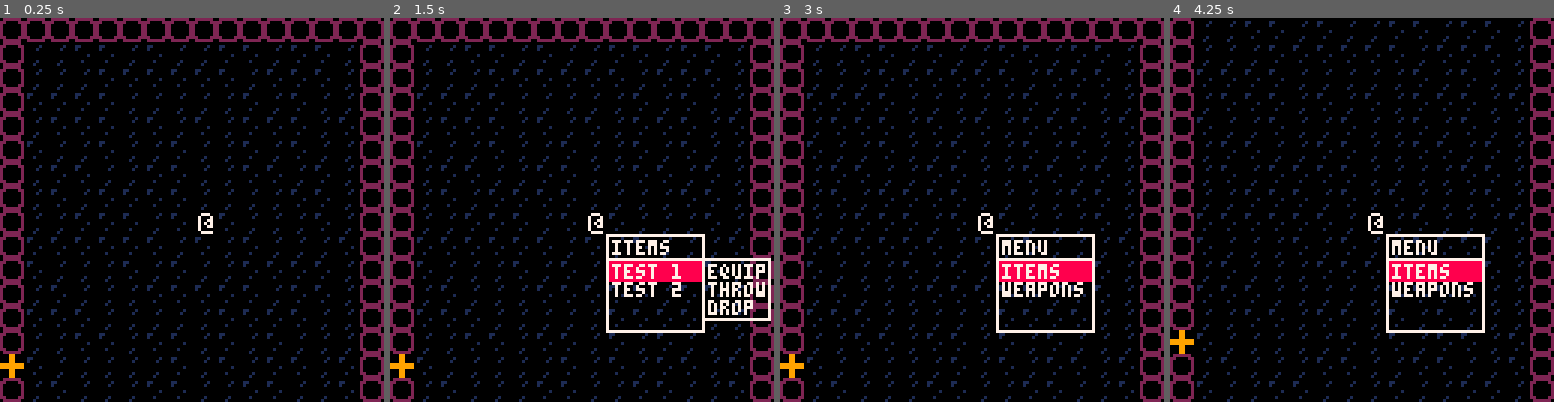
Above: before the commit, frames 1-4 (left to right).
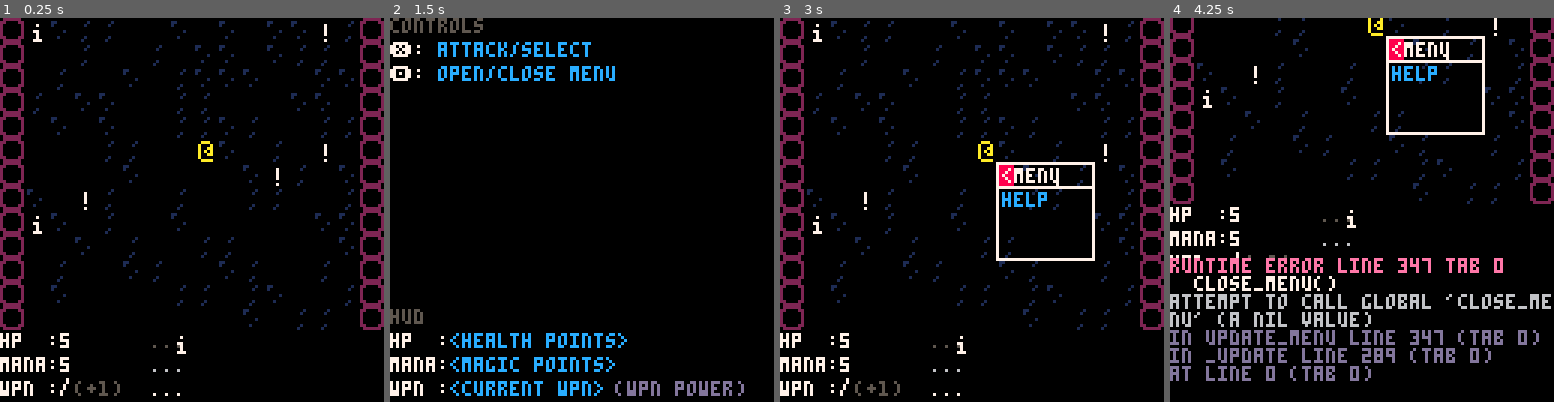
Above: after the commit, the same moments.

Repository: rdelos747/pico8
Game: PICO-8 cartridge rogue.p8
The game is run twice, just before and just after one commit, with the same random seed, the same clock (stepped at 60 frames per second) and the same inputs.
Inputs:
- Up to frame 1 (0.25 s): no input
- Up to frame 2 (1.5 s): tap X (X key) at 0.33, 1.07 s; tap O (Z key) at 0.7 s
- Up to frame 3 (3 s): hold Right 1.6-2.1 s; tap O (Z key) every 0.4 s from 1.7 to 2.9 s; tap X (X key) at 1.85, 2.97 s; hold Up 2.15-2.42 s; hold Right from 2.47 s (still down)
- Up to frame 4 (4.25 s): release Right at 3.03 s; hold Left 3.08-3.58 s; tap O (Z key) at 3.3, 3.7, 4.1 s; hold Down 3.63-3.97 s; hold Right from 4.02 s (still down); tap X (X key) at 4.08 s

The runs differ from the first frame. In frame 1, 11% of the frame differs, in the area x 0-100%, y 0-100%; in frame 2, 22%; in frame 3, 14%; in frame 4, 24%.
Error after the commit: runtime error line 347 tab 0; close_menu(); attempt to call global 'close_menu' (a nil value)

Commit message:
Sun May 19 15:14:12 EDT 2019

Diff:
--- a/rogue.p8
+++ b/rogue.p8
@@ -5,30 +5,32 @@
 --=============
 --cam
 cam={x=0,y=0}
+--hud
+hud_h=3
+hud_m1="..."
+hud_m2="..."
+hud_m3="..."
+show_help=false
 --player
-pp={x=8,y=8,sp=1,sx=8,sy=8}
+pp={x=8,y=8,sp=1,sx=8,sy=8,
+				ax=0,ay=0,as=0,//attack anim
+				hp=5,mn=5}
+itm_l=4 //items length
+spl_l=4 //spells length
 change_room=nil
 change_dly=2
 --menus
 menu_w=32
 sub_w=22
-main_menu={
-	{name="items"},
-	{name="weapons"}
-}
-sub_menu={"equip","throw","drop"}
+sub_menu_i={"use","throw","drop"}
+sub_menu_w={"equip","drop"}
+sub_menu_s={"set","drop"}
 items={}
-weapons={}
+spells={}
 mm={
-	open=-1, page=1, point=1,
+	open=-1,point=1,
 	sub_m=0, in_sub=0, sub_pt=1,
-	sub_pos=1,
-	pages={"menu","items","weapons"},
-	menus={
-		main_menu,
-		items,
-		weapons
-	}
+	sub_pos=1
 }
 --level
 xmax_min=16
@@ -38,11 +40,17 @@
 xmax=-1
 ymax=-1
 lvl={}
-t_emt1=48
-t_emt2=32
-t_wall=49
-t_door=50
-t_cdor=51
+t_emt0=32
+t_emt1=33
+t_emt2=34
+t_wall=35
+t_door=36
+t_cdor=37
+
+--arrays
+ens={}
+l_itms={}
+l_spls={}
 
 -- helpers
 function rand(bot,top)
@@ -57,8 +65,6 @@
 --=============
 function _init()
 	new_lvl()
-	create_item("test 1")
-	create_item("test 2")
 end
 
 --draw
@@ -67,23 +73,71 @@
 	cls()
 	--cam
 	camera(cam.x*8,cam.y*8)
- if change_room==nil then
- 	--level
-		draw_lvl()
-		--menu
-		if(mm.open==1)draw_menu()
-	end
-	--player
-	spr(pp.sp,(pp.x*8),(pp.y*8))
-
+	if show_help then
+		draw_hud_help()
+ else
+ 	if change_room==nil then
+ 		--level
+			draw_lvl()
+			--menu
+			if(mm.open==1)draw_menu()
+		end
+		--enemies
+		for e in all(ens) do
+			spr(e.sp,(e.x*8)+e.ax,
+					(e.y*8)+e.ay)
+			if e.see then
+				spr(18,(e.x*8)+6,e.y*8)
+		end end
+		--player
+		spr(pp.sp,(pp.x*8)+pp.ax,
+		(pp.y*8)+pp.ay)
+		--hud
+		draw_hud()
+	end
+end
+
+function draw_hud()
+	local cx=(cam.x*8)
+	local r1=(cam.y*8)+105
+	local r2=(cam.y*8)+113
+	local r3=(cam.y*8)+121
+	-- stats
+	print("hp  :"..pp.hp,cx,r1,7)
+	print("mana:"..pp.mn,cx,r2,7)
+	print("wpn :",cx,r3,7)
+	spr(3,cx+18,r3-3)
+	print("(+1)",cx+25,r3,5)
+	--log rows
+	print(hud_m1,cx+50,r1,5)
+	print(hud_m2,cx+50,r2,6)
+	print(hud_m3,cx+50,r3,7)
 end
 
 function draw_lvl()
-	for j=cam.y,cam.y+15 do
+	for j=cam.y,cam.y+(15-hud_h)do
 	for i=cam.x,cam.x+15 do
-		if pp.x != i or pp.y != j then
-		spr(lvl[j][i],i*8,j*8)
-	end end end
+		local dd=true
+		for e in all(ens) do
+			if e.x==i and e.y==j then
+				dd=false
+		 end
+		end
+		for it in all(l_itms) do
+			if it.x==i and it.y==j then
+				dd=false
+				spr(it.sp,it.x*8,it.y*8)
+			end
+		end
+		for w in all(l_wpns) do
+			if w.x==i and w.y==j then
+				dd=false
+				spr(w.sp,w.x*8,w.y*8)
+			end
+		end
+		if(pp.x==i and pp.y==j)dd=false
+		if(dd)spr(lvl[j][i],i*8,j*8)
+	end end
 end
 
 function draw_menu()
@@ -94,16 +148,45 @@
 	if(ymax-pp.y<8)my-=menu_w+8
 	rect(mx,my,mx+menu_w,my+menu_w,7)
 	--draw title
-	local title=mm.pages[mm.page]
 	if mm.point==0 then
 		rectfill(mx+1,my+1,mx+5,my+7,8)
 		print("<",mx+2,my+2,7)
-		print(title,mx+6,my+2,7)
+		print("menu",mx+6,my+2,7)
 	else
-		print(title,mx+2,my+2,7)
-	end
-	line(mx,my+8,mx+menu_w,my+8)
+		print("menu",mx+2,my+2,7)
+	end
+	line(mx,my+8,mx+menu_w,my+8,7)
+	--help item
+	if mm.point==1 then
+	rectfill(mx+1,
+		my+9+((mm.point-1)*6),
+		mx+menu_w-1,
+		my+15+((mm.point-1)*6),
+		8)
+	end
+	print("help",mx+2,my+10,12)
+
 	--draw list
+	local i=1
+	local hl_c=8
+	for t in all(items) do
+		if i==mm.point-1 then
+			local hl_c=8
+			if(mm.in_sub==1)hl_c=2
+			rectfill(mx+1,
+				my+15+((i-1)*6),
+				mx+menu_w-1,
+				my+21+((i-1)*6),
+				hl_c)
+			if mm.sub_m==1 then
+				draw_sub_m(mx,my+15+((i-1)*6))
+			end
+		end
+		print(t.name,mx+2,
+				my+16+((i-1)*6),7)
+		i+=1
+	end
+	--[[
 	local i=1
 	for t in all(mm.menus[mm.page])do
 		if i==mm.point then
@@ -117,6 +200,7 @@
 		print(t.name,mx+2,my+10+((i-1)*6),7)
 		i+=1
 	end
+	]]--
 end
 
 function draw_sub_m(x,y)
@@ -128,6 +212,17 @@
 		mm.sub_pos=-1
 	end
 	rect(sx,sy,sx+sub_w,sy+20,7)
+	-- get correct sub menu
+	local sub_menu=sub_menu_i
+	--[[
+	if mm.pages[mm.page]=="items"
+				and items[mm.point].typ=="weapon" then
+		sub_menu=sub_menu_w
+	elseif mm.pages[mm.page]=="spells" then
+		sub_menu=sub_menu_s
+	end
+	]]--
+
 	local i=1
 	for t in all(sub_menu) do
 		if mm.in_sub==1 and
@@ -138,6 +233,11 @@
 		end
 		print(t,sx+2,sy+2+((i-1)*6),7)
 		i+=1
+	end
+
+	//hack, 2 lazy
+	if mm.sub_pt>#sub_menu then
+		mm.sub_pt=#sub_menu
 	end
 end
 
@@ -163,35 +263,62 @@
 		mv.a=1
 	end
 
+	if show_help then
+		if mv.a==1 or mv.b==1 then
+			show_help=false
+		end return
+	end
+
+	if pp.as>0 then
+		pp.as-=1
+		if pp.as==0 then
+			pp.ax=0
+			pp.ay=0
+		end
+		return
+	end
+	for e in all(ens) do
+		if e.as>0 then
+			e.as-=1
+			if e.as==0 then
+				e.ax=0
+				e.ay=0
+			end
+			return
+		end
+	end
+
 	if mm.open==1 then
 		update_menu(mv)
 	elseif mv.b==1 then
 		mm.open=1
 	else
-		move_p(mv)
+		if(move_p(mv))move_e()
 		move_cam()
 	end
 end
 
 function move_cam()
 	cam.x=pp.x-8
-	cam.y=pp.y-8
+	cam.y=pp.y-(8-hud_h)
 	if(cam.x<0)cam.x=0
 	if(cam.y<0)cam.y=0
 	if(cam.x>xmax-16)cam.x=xmax-16
-	if(cam.y>ymax-16)cam.y=ymax-16
+	if(cam.y>ymax-(16-hud_h))cam.y=ymax-(16-hud_h)
 end
 
 function update_menu(mv)
-	local am=mm.menus[mm.page]
 	-- o button
-	if(mv.b==1)close_menu()
+	if(mv.b==1)mm.open=-1
 	-- x button
 	if mv.a==1 then
 		if mm.point==0 then
-			close_menu()
-		elseif mm.page==1 then
-			mm.page=mm.point+1
+			mm.open=-1
+		elseif mm.point==1 then
+			show_help=true
+			mm.open=-1
+		else
+			//do item action
 		end
 	end
 	-- up/down
@@ -204,13 +331,13 @@
 	else
 		if mv.y==-1 and mm.point>0 then
 			mm.point-=1
-		elseif mv.y==1 and mm.point<#am then
+		elseif mv.y==1 and mm.point<#items+1 then
 			mm.point+=1
 		end
 	end
 
 	-- toggle sub menu
-	if mm.page>1 and mm.point>0 then
+	if mm.point>1 then
 		mm.sub_m=1
 		if(mv.x!=0)mm.in_sub=mv.x*mm.sub_pos
 	else
@@ -224,32 +351,87 @@
 	end
 end
 
-function close_menu()
-	mm.point=1
-	mm.sub_pt=1
-	if mm.page==1 then
-		mm.open=-1
-	else
-		mm.page=1
-	end
-end
-
 function move_p(mv)
-	--check collision, then
 	local nx=pp.x+mv.x
 	local ny=pp.y+mv.y
+	if(nx==pp.x and ny==pp.y) return false
 	if nx<0 or nx>xmax-1 or
 				ny<0 or ny>ymax-1 then
-		return
+		return false
 	end
 	if lvl[ny][nx]==t_wall then
-		return
-	end
+		return false
+	end
+	for e in all(ens) do
+		if e.x==nx and e.y==ny then
+			pp.ax=mv.x*4
+			pp.ay=mv.y*4
+			pp.as=3
+			attack_e(e)
+			return
+		end
+	end
+	-- move player
 	pp.x=nx
 	pp.y=ny
+	-- pickup item
+	for it in all(l_itms) do
+		if it.x==pp.x and it.y==pp.y then
+			message("you got "..it.name)
+			add(items,it)
+			del(l_itms,it)
+		end
+	end
+	-- door
 	if lvl[pp.y][pp.x]==t_door then
 		create_change(mv)
-	end
+		local ttt=rand(0,10)
+		message("p hit door"..ttt)
+	end
+	return true
+end
+
+function attack_p(e)
+	pp.hp-=1
+	message(e.name.." hit you")
+end
+
+function move_e()
+	for e in all(ens) do
+		local nx=e.x
+		local ny=e.y
+		if e.see then
+			if(pp.x<e.x)nx-=1
+			if(pp.x>e.x)nx+=1
+			if(pp.y<e.y)ny-=1
+			if(pp.y>e.y)ny+=1
+		else
+			nx+=rand(-1,1)
+			ny+=rand(-1,1)
+		end
+		if ny==pp.y and nx==pp.x then
+			e.ax=(nx-e.x)*4
+			e.ay=(ny-e.y)*4
+			e.as=3
+			attack_p(e)
+			return
+		end
+		if lvl[ny][nx] != t_wall and
+					lvl[ny][nx] != t_door and
+					lvl[ny][nx] != t_cdor then
+			e.x=nx
+			e.y=ny
+		end
+		if abs(pp.x-e.x)<5 and
+					abs(pp.y-e.y)<5 then
+			e.see=true
+		end
+	end
+end
+
+function attack_e(e)
+	message("you hit "..e.name)
+	del(ens,e)
 end
 
 function anim_change()
@@ -294,6 +476,12 @@
 
 --creators
 --=============
+function message(t)
+	hud_m1=hud_m2
+	hud_m2=hud_m3
+	hud_m3=t
+end
+
 function create_change(mv)
 	local side=""
 	local step_x=0
@@ -304,13 +492,13 @@
 		side="x"
 		step_x=15
 		pp.y-=cam.y
-		local ny=rand(1,14)
+		local ny=rand(1,14-hud_h)
 		step_y=abs(ny-pp.y)
 		if(ny>pp.y)dy=1
 		if(ny<pp.y)dy=-1
 	else
 		side="y"
-		step_y=15
+		step_y=15-hud_h
 		pp.x-=cam.x
 		local nx=rand(1,14)
 		step_x=abs(nx-pp.x)
@@ -325,13 +513,6 @@
 	}
 end
 
-function create_item(n)
-	local i={
-		name=n
-	}
-	add(items,i)
-end
-
 --level gen
 function new_lvl()
 	xmax=rand(xmax_min,xmax_max)
@@ -342,6 +523,8 @@
 		lvl[j]={}
 		for i=0,xmax-1 do
 			if chance(50) then
+				lvl[j][i]=t_emt0
+			elseif chance(50) then
 				lvl[j][i]=t_emt1
 			else
 				lvl[j][i]=t_emt2
@@ -349,6 +532,12 @@
 	end end
 	make_square()
 	add_door()
+	add_e()
+	l_itms={}
+	// pass lvl specific params
+	// in these
+	add_i()
+//	add_w()
 end
 
 function make_square()
@@ -376,35 +565,96 @@
 	end
 end
 
-…(32 lines of a section not shown)…
+function add_e()
+	ens={}
+	--[[
+		see= sees player
+	]]--
+	for j=1,ymax-2 do
+	for i=1,xmax-2 do
+		if chance(1) then
+			add(ens,{
+				x=i,y=j,sp=2,
+				ax=0,ay=0,as=0,
+				see=false,
+				name="test e"
+			})
+	end end end
+end
+
+function add_i()
+	for j=1,ymax-2 do
+	for i=1,xmax-2 do
+		if chance(1) then
+			add(l_itms,{
+				name="test item",
+				typ="weapon",
+				x=i,y=j,sp=4
+			})
+	end end end
+end
+
+--[[
+function add_w()
+	for j=1,ymax-2 do
+	for i=1,xmax-2 do
+		for it in all(l_
+		if chance(1) then
+			add(l_itms,{
+				name="test item",
+				typ="weapon",
+				x=i,y=j,sp=4
+			})
+	end end end
+end
+]]--
+
+--help
+--=============
+function draw_hud_help()
+	local cx=(cam.x*8)
+	local cy=(cam.y*8)
+	local r1=(cam.y*8)+105
+	local r2=(cam.y*8)+113
+	local r3=(cam.y*8)+121
+	--hud
+	print("hud",cx,r1-8,5)
+	print("hp  :",cx,r1,7)
+	print("<health points>",cx+20,r1,12)
+	print("mana:",cx,r2,7)
+	print("<magic points>",cx+20,r2,12)
+	print("wpn :",cx,r3,7)
+	print("<current wpn>",cx+20,r3,12)
+	print("(wpn power)",cx+75,r3,13)
+	--explanations
+	print("controls",cx,cy,5)
+	print("❎:",cx,cy+8,7)
+	print("attack/select",cx+16,cy+8,12)
+	print("🅾️:",cx,cy+16,7)
+	print("open/close menu",cx+16,cy+16,12)
+end
+…(25 lines of a section not shown)…
Not shown, changed: 27 lines of the sprite sheet (__gfx__) section of rogue.p8
